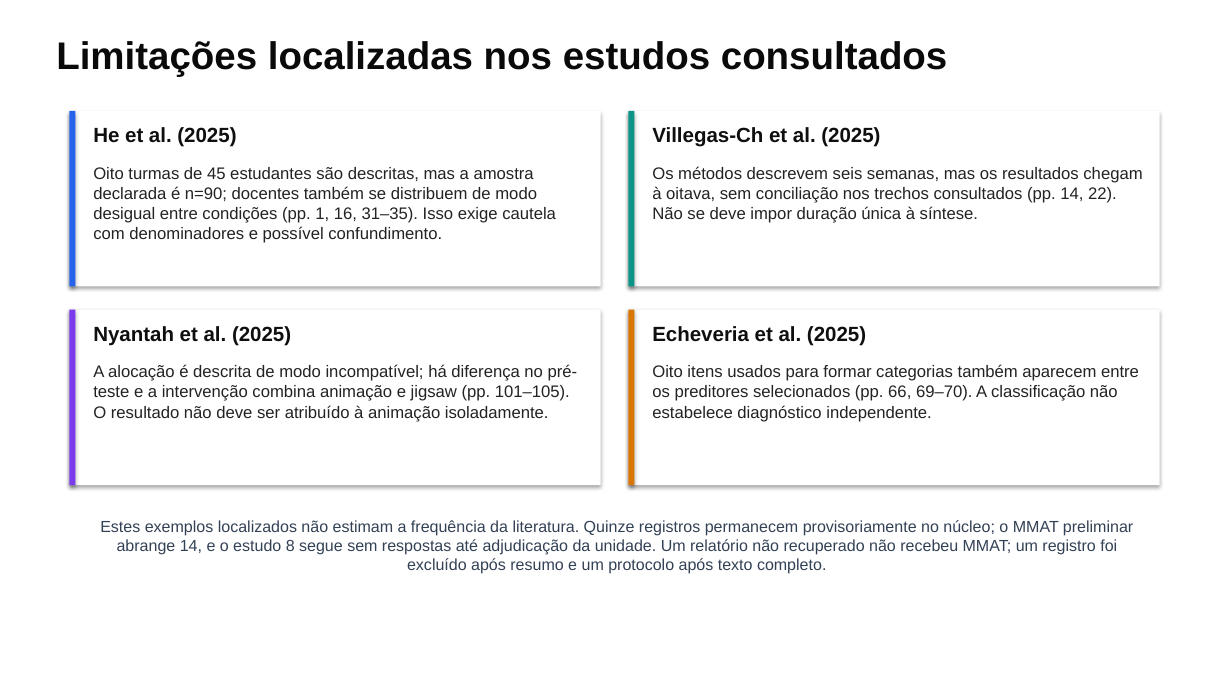
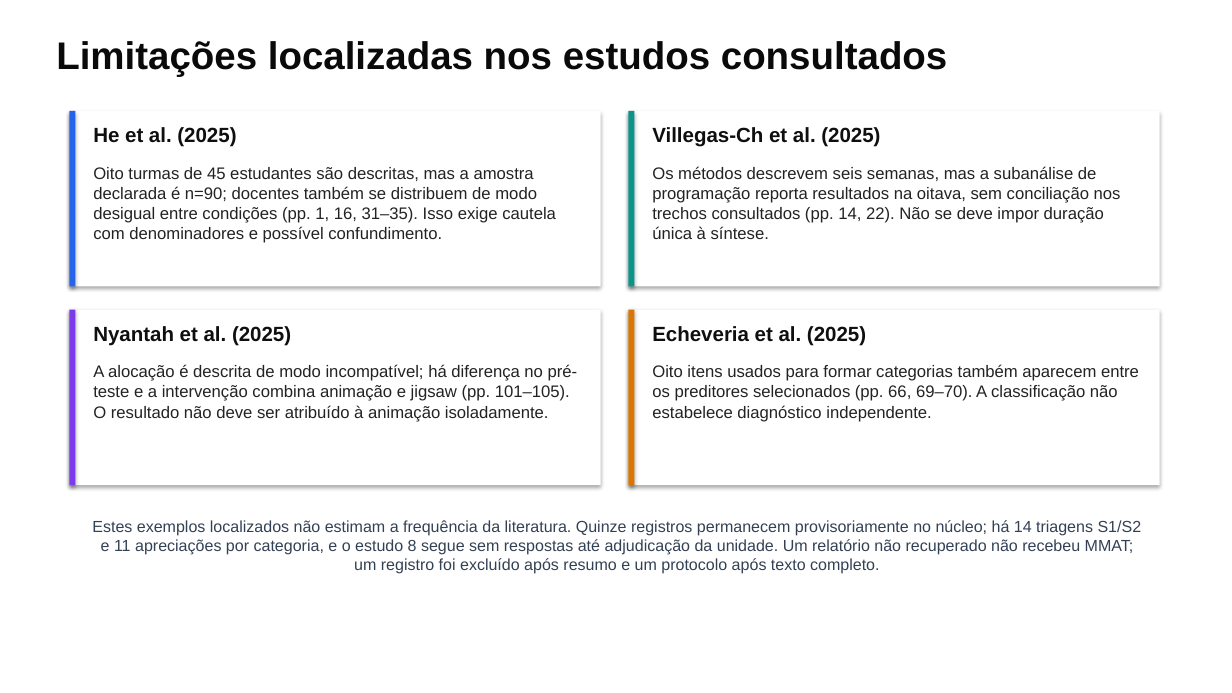
Before and after one commit to thalesfb/ccw, a slide deck: slide 15 of results/tcc/presentation/ensino_personalizado_de_matematica_tcc.pptx. Drawn at 1232x693 pixels with LibreOffice and Linux fonts; fonts in the diff are those of the drawing. Boxes give left, top, right and bottom in pixels: in the first picture for what was removed or moved away, otherwise in the second. Text is boxed around its words. In the diff, an @@ line names an element or a change of style, - is before the commit and + after.

```diff
--- a/results/tcc/presentation/ensino_personalizado_de_matematica_tcc.pptx
+++ b/results/tcc/presentation/ensino_personalizado_de_matematica_tcc.pptx
@@ text at [652, 166, 1121, 239]: text changed @@
-Os métodos descrevem seis semanas, mas os resultados chegam à oitava, sem conciliação nos trechos consultados (pp. 14, 22). Não se deve impor duração única à síntese.
+Os métodos descrevem seis semanas, mas a subanálise de programação reporta resultados na oitava, sem conciliação nos trechos consultados (pp. 14, 22). Não se deve impor duração única à síntese.
@@ text at [92, 520, 1142, 574]: text changed @@
-Estes exemplos localizados não estimam a frequência da literatura. Quinze registros permanecem provisoriamente no núcleo; o MMAT preliminar abrange 14, e o estudo 8 segue sem respostas até adjudicação da unidade. Um relatório não recuperado não recebeu MMAT; um registro foi excluído após resumo e um protocolo após texto completo.
+Estes exemplos localizados não estimam a frequência da literatura. Quinze registros permanecem provisoriamente no núcleo; há 14 triagens S1/S2 e 11 apreciações por categoria, e o estudo 8 segue sem respostas até adjudicação da unidade. Um relatório não recuperado não recebeu MMAT; um registro foi excluído após resumo e um protocolo após texto completo.
```
Also in this commit, not shown: 4 other slides changed, 1 other file.
